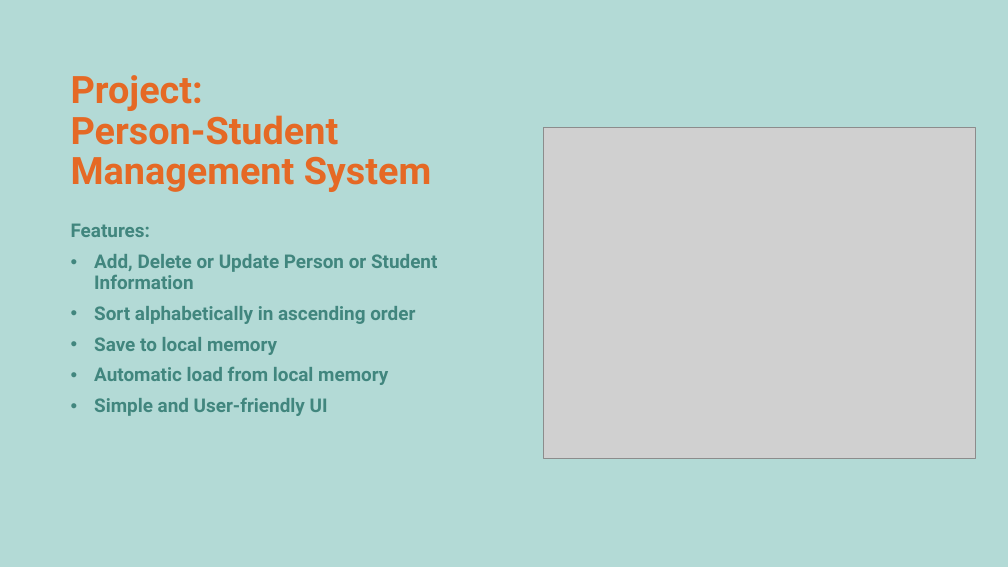
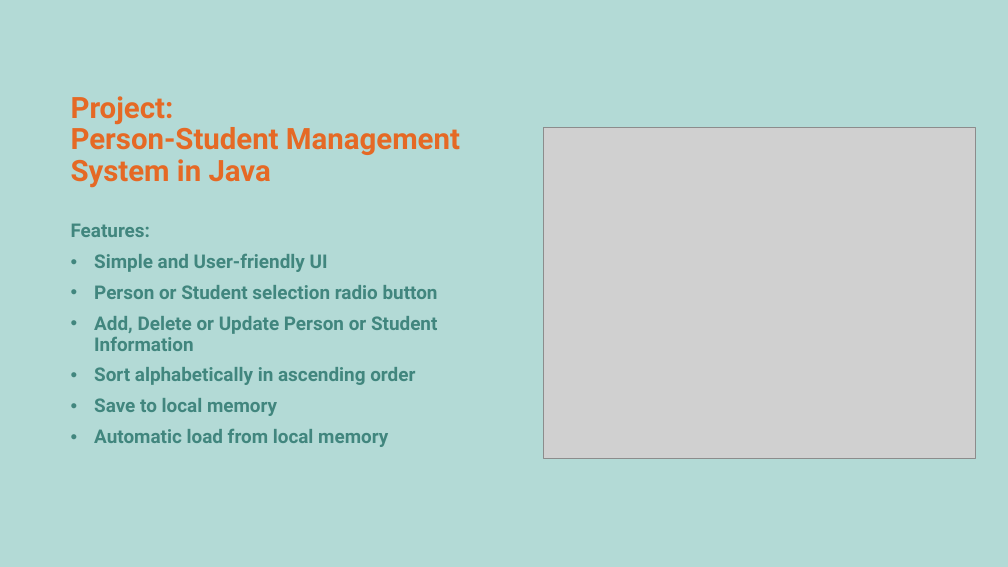
Before and after one commit to KaziRifatMorshed/student-database-oop-java-swing, a slide deck: slide 2 of Presentation.pptx. Drawn at 1008x567 pixels with LibreOffice and Linux fonts; fonts in the diff are those of the drawing; grey boxes stand for pictures; background and template pictures are left out. Boxes give left, top, right and bottom in pixels: in the first picture for what was removed or moved away, otherwise in the second. Text is boxed around its words. In the diff, an @@ line names an element or a change of style, - is before the commit and + after.

```diff
--- a/Presentation.pptx
+++ b/Presentation.pptx
@@ title at [71,96,460,188]: text changed; size 36 to 28 pt @@
-Project:
-Person-Student Management System
+Project:
+Person-Student Management System in Java
@@ text at [94,254,438,299]: paragraphs added @@
+• Simple and User-friendly UI
+• Person or Student selection radio button
@@ text at [94,398,328,416]: paragraph removed @@
-• Simple and User-friendly UI
```
Also in this commit, not shown: 3 other slides changed, 3 other files.
